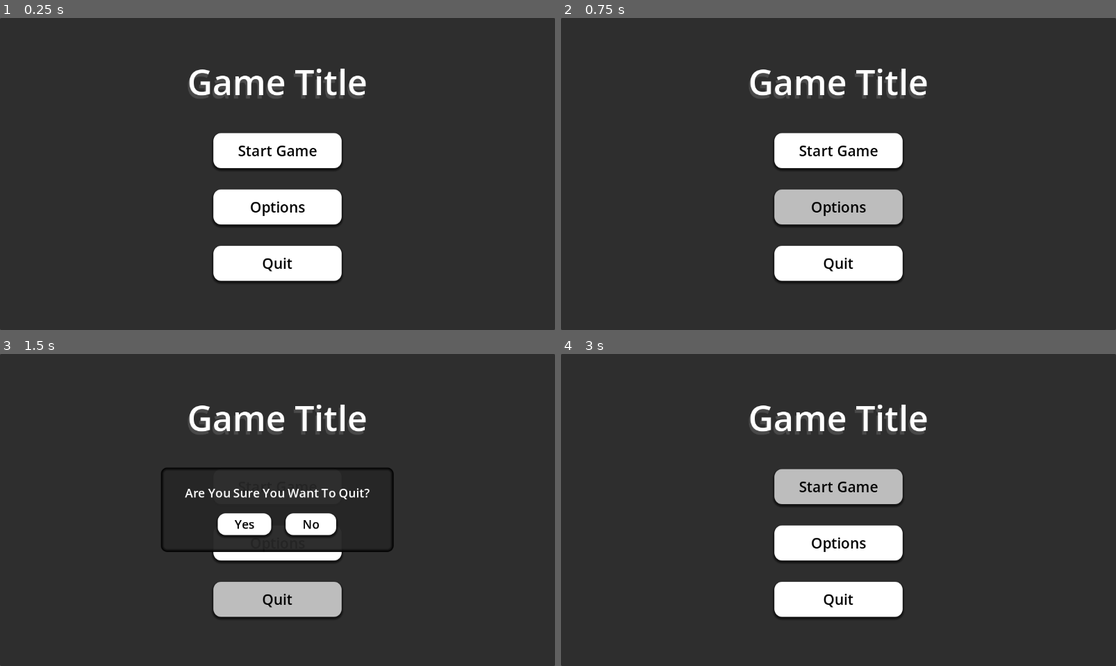
Above: before the commit, frames 1-4 (two rows, left to right).
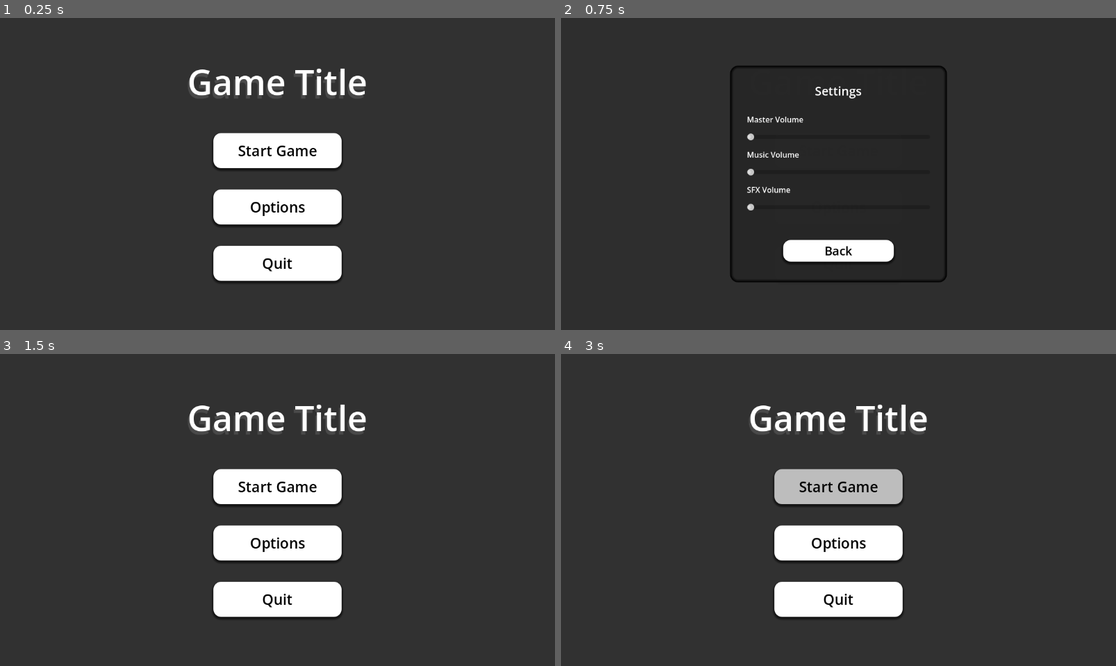
Above: after the commit, the same moments.

Repository: kylekolp/GMTKGameJam2026
Game: Godot game, scene res://src/core/MainGame.tscn
Same seed, same stepped clock (60 frames per second), same inputs: the game is played once before the commit and once after it.
Inputs (mouse positions are in pixels of both pictures, inside the frame that each line leads up to):
- Up to frame 1 (0.25 s): no input
- Up to frame 2 (0.75 s): click "Options" at 0.5 s
- Up to frame 3 (1.5 s): click (277, 588) at 1.25 s, where only the run after the commit has a clickable "Back"
- Up to frame 4 (3 s): click (871, 525) at 2 s, where only the run before the commit has a clickable "No"; click "Start Game" at 2.75 s

The runs differ from the first frame. In frame 2, 9.8% of the frame differs, in the area x 30-70%, y 15-85%; in frame 3, 7.8%; in frame 4, less than 0.1%.

Commit message:
Renamed a bunch of stuff for organization and added options menu
Renamed a bunch of files for organization (Easier to find stuff in the scripts menu). Also added an options menu and functionality for sub menus

Diff:
--- /dev/null
+++ b/Assets/UI/TempPanelBackgroundStyleBoxFlat.tres
@@ -0,0 +1,4 @@
+[gd_resource type="StyleBoxFlat" format=3 uid="uid://bvb04dj30mqbn"]
+
+[resource]
+bg_color = Color(0.1764706, 0.1764706, 0.1764706, 0.8627451)
--- a/src/core/MainGame.gd
+++ b/src/core/MainGame.gd
@@ -1,8 +1,5 @@
 class_name MainGame
 extends Node
-
-const PlayerUID : String = "uid://bw4t4ix88htau"
-const MainMenuUID : String = "uid://k68tl4ppllaa"
 
 #Game World Root Nodes
 @onready var levelRoot : Node2D = %LevelRoot
@@ -21,17 +18,19 @@
 	SignalBus.LoadLevel.connect(LoadLevel)
 	SignalBus.LoadMenu.connect(LoadMenu)
 	SignalBus.QuitGame.connect(QuitGame)
-	LoadMenu(MainMenuUID)
+
+	LoadMenu(UIDCatalog.Menu_Main)
 
 func InitializePlayer() -> void:
-	var playerPackedScene : PackedScene = ResourceLoader.load(PlayerUID) as PackedScene
+	var playerUID : String = UIDCatalog.Entity_Player
+	var playerPackedScene : PackedScene = ResourceLoader.load(playerUID) as PackedScene
 	if playerPackedScene == null:
-		push_error("Could not load player scene: " + PlayerUID)
+		push_error("Could not load player scene: " + playerUID)
 		return
 
 	player = playerPackedScene.instantiate() as Player
 	if player == null:
-		push_error("Loaded Player Scene does not extend the Player class. " + PlayerUID)
+		push_error("Loaded Player Scene does not extend the Player class. " + playerUID)
 		return
 
 	entityRoot.add_child(player)
@@ -81,6 +80,28 @@
 		push_error("Loaded Menu Scene was not able to instantiate " + menuUID)
 		return
 
+	#Retrieve the current menu in the hud root
+	var menuChildren : Array[Node] = hudRoot.get_children()
+	var currentMenu = null
+	if !menuChildren.is_empty():
+		currentMenu = menuChildren.back()
+
+	if newMenu is BaseMenu:
+		if(currentMenu != null):
+			currentMenu.queue_free()
+			currentMenu = null
+	elif newMenu is BaseMenu_Sub:
+		var newSub = newMenu as BaseMenu_Sub
+		if currentMenu != null:
+			newSub.SetParentMenu(currentMenu)
+			#currentMenu.hide()
+	#Else its a popup just display it over top
+
+	#Allow the old level to finish freeing before adding a new one
+	await get_tree().process_frame
+
+	currentMenu = newMenu
+
 	hudRoot.add_child(newMenu)
 
 	#Allow the new level to process before accessing it
--- a/src/core/systems/Signals/SignalBus.gd
+++ b/src/core/systems/Signals/SignalBus.gd
@@ -9,6 +9,9 @@
 # Then in any class that wishes to receive the signal just call:
 # SignalBus.testSignal.connect(testSignalMethod) <--- this binds the signal to a function "testSignalMethod" which will be called whever the signal is emitted.
 #
+# Important: If you connect a node to a signal make sure to add the "tree_exited" signal and within it call LoadLevel.disconnect(WhateverFunctionYouConnected)
+# 			 Otherwise you might accidently connect the signal multiple times
+#
 # To Emit the signal just call
 # SignalBus.testSignal.emit(someArea2D)
 
--- /dev/null
+++ b/src/core/systems/UIDCatalog.gd
@@ -0,0 +1,30 @@
+class_name UIDCatalog
+extends Node
+#This class is used to store UIDs for game objects that might want to be instantiated
+#It is global so simply calling LevelCatalog.[NameOfConstant] will return the value
+
+#Menus
+const Menu_Main : String = "uid://k68tl4ppllaa"
+const Menu_Options : String = "uid://cclbjekru4nbm"
+const Menu_Quit : String = "uid://tl3m7s666fu6"
+
+#Levels
+
+#Entities
+const Entity_Player : String = "uid://bw4t4ix88htau"
+
+#Other
+
+#Given the name of a scene, return its UID
+static func GetUIDFromString(itemName : String) -> String:
+	match itemName:
+		"Menu_Main":
+			return Menu_Main
+		"Menu_Options":
+			return Menu_Options
+		"Menu_Quit":
+			return Menu_Quit
+		"Entity_Player":
+			return Entity_Player
+		_:
+			return ""
--- a/src/gameplay/player/Player.tscn
+++ b/src/gameplay/player/Entity_Player.tscn
@@ -1,6 +1,6 @@
 [gd_scene format=3 uid="uid://bw4t4ix88htau"]
 
-[ext_resource type="Script" uid="uid://tl6khwr4g44e" path="res://src/gameplay/player/Player.gd" id="1_khxic"]
+[ext_resource type="Script" uid="uid://tl6khwr4g44e" path="res://src/gameplay/player/Entity_Player.gd" id="1_khxic"]
 
 [node name="Player" type="Node2D" unique_id=365570103]
 script = ExtResource("1_khxic")
--- /dev/null
+++ b/src/ui/Menu/BaseMenu.gd
@@ -0,0 +1,4 @@
+class_name BaseMenu
+extends Control
+
+#Empty Class just in case we want anything shared between menus
--- /dev/null
+++ b/src/ui/Menu/BaseMenu_Popup.gd
@@ -0,0 +1,2 @@
+class_name BaseMenu_Popup
+extends Control
--- /dev/null
+++ b/src/ui/Menu/BaseMenu_Sub.gd
@@ -0,0 +1,11 @@
+class_name BaseMenu_Sub
+extends Control
+
+var parentMenu : Control
+
+func SetParentMenu(parent : Control) -> void:
+	parentMenu = parent
+
+func _on_tree_exited() -> void:
+	parentMenu.show() #Reveal the parent menu that was hidden
+	pass # Replace with function body.
--- a/src/ui/Menu/MainMenu.gd
+++ b/src/ui/Menu/Menu_Main.gd
@@ -1,14 +1,12 @@
-extends Control
+extends BaseMenu
 
 func _on_start_game_button_pressed() -> void:
-	#To Do: Create Options Menu
+	#To Do: Create Start Level
 	#SignalBus.emit_signal("LoadLevel","Level1UID")
 	return
 
 func _on_options_button_pressed() -> void:
-	#To Do: Create Settings Menu
-	#SignalBus.emit_signal("LoadMenu","SettingsUID")
-	return
+	SignalBus.emit_signal("LoadMenu",UIDCatalog.Menu_Options)
 
 func _on_quit_game_button_pressed() -> void:
-	SignalBus.emit_signal("LoadMenu","uid://tl3m7s666fu6")
+	SignalBus.emit_signal("LoadMenu",UIDCatalog.Menu_Quit)
--- a/src/ui/Menu/MainMenu.tscn
+++ b/src/ui/Menu/Menu_Main.tscn
@@ -1,9 +1,10 @@
 [gd_scene format=3 uid="uid://k68tl4ppllaa"]
 
-[ext_resource type="Script" uid="uid://30y54iud8iw8" path="res://src/ui/Menu/MainMenu.gd" id="1_7h282"]
-[ext_resource type="StyleBox" uid="uid://ue6uun70ysn6" path="res://Assets/UI/TempButtonStyles/ButtonStyleNormal.tres" id="2_byany"]
-[ext_resource type="StyleBox" uid="uid://cibp7a80tfnok" path="res://Assets/UI/TempButtonStyles/ButtonStylePressed.tres" id="3_wuk4q"]
-[ext_resource type="StyleBox" uid="uid://vm3ujt4s8d4" path="res://Assets/UI/TempButtonStyles/ButtonStyleHover.tres" id="4_fw1n8"]
+[ext_resource type="Script" uid="uid://30y54iud8iw8" path="res://src/ui/Menu/Menu_Main.gd" id="1_smhq6"]
+[ext_resource type="StyleBox" uid="uid://ue6uun70ysn6" path="res://Assets/UI/TempButtonStyles/ButtonStyleNormal.tres" id="2_i4g1a"]
+[ext_resource type="StyleBox" uid="uid://bvb04dj30mqbn" path="res://Assets/UI/TempPanelBackgroundStyleBoxFlat.tres" id="2_n50ih"]
+[ext_resource type="StyleBox" uid="uid://cibp7a80tfnok" path="res://Assets/UI/TempButtonStyles/ButtonStylePressed.tres" id="3_n50ih"]
+[ext_resource type="StyleBox" uid="uid://vm3ujt4s8d4" path="res://Assets/UI/TempButtonStyles/ButtonStyleHover.tres" id="4_f3lu4"]
 
 [sub_resource type="StyleBoxEmpty" id="StyleBoxEmpty_fx5ro"]
 
@@ -14,7 +15,7 @@
 anchor_bottom = 1.0
 grow_horizontal = 2
 grow_vertical = 2
-script = ExtResource("1_7h282")
+script = ExtResource("1_smhq6")
 
 [node name="Panel" type="Panel" parent="." unique_id=445851794]
 layout_mode = 1
@@ -23,6 +24,7 @@
 anchor_bottom = 1.0
 grow_horizontal = 2
 grow_vertical = 2
+theme_override_styles/panel = ExtResource("2_n50ih")
 
 [node name="Buttons" type="VBoxContainer" parent="." unique_id=2141625203]
 layout_mode = 1
--- /dev/null
+++ b/src/ui/Menu/Menu_Optiions_2.tscn
@@ -0,0 +1,76 @@
+[gd_scene format=3 uid="uid://brk2ebor2rqrq"]
+
+[ext_resource type="Script" uid="uid://csr37555nmd2n" path="res://src/ui/Menu/Menu_Options.gd" id="1_plp3h"]
+[ext_resource type="StyleBox" uid="uid://bvb04dj30mqbn" path="res://Assets/UI/TempPanelBackgroundStyleBoxFlat.tres" id="2_3gqoj"]
+[ext_resource type="Theme" uid="uid://j2rfknwaqld0" path="res://Assets/UI/TempUITheme.tres" id="3_5mny2"]
+[ext_resource type="StyleBox" uid="uid://ue6uun70ysn6" path="res://Assets/UI/TempButtonStyles/ButtonStyleNormal.tres" id="4_w2so2"]
+[ext_resource type="StyleBox" uid="uid://cibp7a80tfnok" path="res://Assets/UI/TempButtonStyles/ButtonStylePressed.tres" id="5_glb4m"]
+[ext_resource type="StyleBox" uid="uid://vm3ujt4s8d4" path="res://Assets/UI/TempButtonStyles/ButtonStyleHover.tres" id="6_lgnia"]
+
+[node name="OptionsMenu" type="Control" unique_id=278820686]
+layout_mode = 3
+anchors_preset = 15
+anchor_right = 1.0
+anchor_bottom = 1.0
+grow_horizontal = 2
+grow_vertical = 2
+script = ExtResource("1_plp3h")
+
+[node name="Panel" type="Panel" parent="." unique_id=416559987]
+layout_mode = 1
+anchors_preset = 15
+anchor_right = 1.0
+anchor_bottom = 1.0
+grow_horizontal = 2
+grow_vertical = 2
+theme_override_styles/panel = ExtResource("2_3gqoj")
+
+[node name="CenterContainer" type="CenterContainer" parent="." unique_id=151939785]
+layout_mode = 1
+anchors_preset = 15
+anchor_right = 1.0
+anchor_bottom = 1.0
+grow_horizontal = 2
+grow_vertical = 2
+metadata/_edit_use_anchors_ = true
+
+[node name="PanelContainer" type="PanelContainer" parent="CenterContainer" unique_id=265460259]
+layout_mode = 2
+theme = ExtResource("3_5mny2")
+
+[node name="VBoxContainer" type="VBoxContainer" parent="CenterContainer/PanelContainer" unique_id=260987696]
+layout_mode = 2
+theme_override_constants/separation = 25
+
+[node name="Label" type="Label" parent="CenterContainer/PanelContainer/VBoxContainer" unique_id=416518134]
+layout_mode = 2
+theme_override_font_sizes/font_size = 25
+text = "Settings 2"
+horizontal_alignment = 1
+
+[node name="VBoxContainer" type="VBoxContainer" parent="CenterContainer/PanelContainer/VBoxContainer" unique_id=1197368444]
+layout_mode = 2
+
+[node name="VolumeMaster" type="HSlider" parent="CenterContainer/PanelContainer/VBoxContainer/VBoxContainer" unique_id=1283602243]
+visible = false
+layout_mode = 2
+
+[node name="VolumeMusic" type="HSlider" parent="CenterContainer/PanelContainer/VBoxContainer/VBoxContainer" unique_id=2002589685]
+visible = false
+layout_mode = 2
+
+[node name="VolumeSfx" type="HSlider" parent="CenterContainer/PanelContainer/VBoxContainer/VBoxContainer" unique_id=522184136]
+visible = false
+layout_mode = 2
+
+[node name="BackButton" type="Button" parent="CenterContainer/PanelContainer/VBoxContainer/VBoxContainer" unique_id=698066919]
+layout_mode = 2
+theme_override_colors/font_color = Color(0, 0, 0, 1)
+theme_override_font_sizes/font_size = 25
+theme_override_styles/normal = ExtResource("4_w2so2")
+theme_override_styles/pressed = ExtResource("5_glb4m")
+theme_override_styles/hover = ExtResource("6_lgnia")
+text = "Back"
+
+[connection signal="tree_exited" from="." to="." method="_on_tree_exited"]
+[connection signal="pressed" from="CenterContainer/PanelContainer/VBoxContainer/VBoxContainer/BackButton" to="." method="_on_back_button_pressed"]
--- /dev/null
+++ b/src/ui/Menu/Menu_Options.gd
@@ -0,0 +1,4 @@
+extends BaseMenu_Sub
+
+func _on_back_button_pressed() -> void:
+	queue_free()
--- /dev/null
+++ b/src/ui/Menu/Menu_Options.tscn
@@ -0,0 +1,115 @@
+[gd_scene format=3 uid="uid://cclbjekru4nbm"]
+
+[ext_resource type="Script" uid="uid://csr37555nmd2n" path="res://src/ui/Menu/Menu_Options.gd" id="1_7a8rc"]
+[ext_resource type="Theme" uid="uid://j2rfknwaqld0" path="res://Assets/UI/TempUITheme.tres" id="2_4wfy2"]
+[ext_resource type="StyleBox" uid="uid://bvb04dj30mqbn" path="res://Assets/UI/TempPanelBackgroundStyleBoxFlat.tres" id="2_yefik"]
+[ext_resource type="StyleBox" uid="uid://ue6uun70ysn6" path="res://Assets/UI/TempButtonStyles/ButtonStyleNormal.tres" id="3_yefik"]
+[ext_resource type="StyleBox" uid="uid://cibp7a80tfnok" path="res://Assets/UI/TempButtonStyles/ButtonStylePressed.tres" id="4_rwodx"]
+[ext_resource type="StyleBox" uid="uid://vm3ujt4s8d4" path="res://Assets/UI/TempButtonStyles/ButtonStyleHover.tres" id="5_ne000"]
+
+[sub_resource type="StyleBoxFlat" id="StyleBoxFlat_4wfy2"]
+content_margin_left = 35.0
+content_margin_top = 35.0
+content_margin_right = 35.0
+content_margin_bottom = 35.0
+bg_color = Color(0.14901961, 0.14901961, 0.14901961, 0.9607843)
+border_width_left = 7
+border_width_top = 7
+border_width_right = 7
+border_width_bottom = 7
+border_color = Color(0, 0, 0, 0.98039216)
+border_blend = true
+corner_radius_top_left = 16
+corner_radius_top_right = 16
+corner_radius_bottom_right = 16
+corner_radius_bottom_left = 16
+
+[node name="OptionsMenu" type="Control" unique_id=278820686]
+layout_mode = 3
+anchors_preset = 15
+anchor_right = 1.0
+anchor_bottom = 1.0
+grow_horizontal = 2
+grow_vertical = 2
+size_flags_horizontal = 3
+size_flags_vertical = 3
+script = ExtResource("1_7a8rc")
+
+[node name="Panel" type="Panel" parent="." unique_id=416559987]
+layout_mode = 1
+anchors_preset = 15
+anchor_right = 1.0
+anchor_bottom = 1.0
+grow_horizontal = 2
+grow_vertical = 2
+theme_override_styles/panel = ExtResource("2_yefik")
+
+[node name="CenterContainer" type="CenterContainer" parent="." unique_id=151939785]
+layout_mode = 1
+anchors_preset = 15
+anchor_right = 1.0
+anchor_bottom = 1.0
+grow_horizontal = 2
+grow_vertical = 2
+metadata/_edit_use_anchors_ = true
+
+[node name="PanelContainer" type="PanelContainer" parent="CenterContainer" unique_id=265460259]
+custom_minimum_size = Vector2(450, 450)
+layout_mode = 2
+theme = ExtResource("2_4wfy2")
+theme_override_styles/panel = SubResource("StyleBoxFlat_4wfy2")
+
+[node name="VBoxContainer" type="VBoxContainer" parent="CenterContainer/PanelContainer" unique_id=260987696]
+layout_mode = 2
+theme_override_constants/separation = 30
+
+[node name="Label" type="Label" parent="CenterContainer/PanelContainer/VBoxContainer" unique_id=416518134]
+layout_mode = 2
+theme_override_font_sizes/font_size = 25
+text = "Settings"
+horizontal_alignment = 1
+
+[node name="VBoxContainer" type="VBoxContainer" parent="CenterContainer/PanelContainer/VBoxContainer" unique_id=1197368444]
+layout_mode = 2
+theme_override_constants/separation = 17
+
+[node name="Label_Master" type="Label" parent="CenterContainer/PanelContainer/VBoxContainer/VBoxContainer" unique_id=1109454860]
+layout_mode = 2
+text = "Master Volume"
+
+[node name="VolumeMaster" type="HSlider" parent="CenterContainer/PanelContainer/VBoxContainer/VBoxContainer" unique_id=1283602243]
+layout_mode = 2
+
+[node name="Label_Music" type="Label" parent="CenterContainer/PanelContainer/VBoxContainer/VBoxContainer" unique_id=1974053512]
+layout_mode = 2
+text = "Music Volume"
+
+[node name="VolumeMusic" type="HSlider" parent="CenterContainer/PanelContainer/VBoxContainer/VBoxContainer" unique_id=2002589685]
+layout_mode = 2
+
+[node name="Label_Sfx" type="Label" parent="CenterContainer/PanelContainer/VBoxContainer/VBoxContainer" unique_id=63406632]
+layout_mode = 2
+text = "SFX Volume"
+
+[node name="VolumeSfx" type="HSlider" parent="CenterContainer/PanelContainer/VBoxContainer/VBoxContainer" unique_id=522184136]
+layout_mode = 2
+
+[node name="EmptyControl" type="Control" parent="CenterContainer/PanelContainer/VBoxContainer" unique_id=1108493015]
+layout_mode = 2
+
+[node name="MarginContainer" type="MarginContainer" parent="CenterContainer/PanelContainer/VBoxContainer" unique_id=2067711935]
+layout_mode = 2
+theme_override_constants/margin_left = 75
+theme_override_constants/margin_right = 75
+
+[node name="BackButton" type="Button" parent="CenterContainer/PanelContainer/VBoxContainer/MarginContainer" unique_id=698066919]
+layout_mode = 2
+theme_override_colors/font_color = Color(0, 0, 0, 1)
+theme_override_font_sizes/font_size = 25
+theme_override_styles/normal = ExtResource("3_yefik")
+theme_override_styles/pressed = ExtResource("4_rwodx")
+theme_override_styles/hover = ExtResource("5_ne000")
+text = "Back"
+
+[connection signal="tree_exited" from="." to="." method="_on_tree_exited"]
+[connection signal="pressed" from="CenterContainer/PanelContainer/VBoxContainer/MarginContainer/BackButton" to="." method="_on_back_button_pressed"]
--- a/src/ui/Menu/QuiteMenu.gd
+++ b/src/ui/Menu/Menu_Quit.gd
@@ -1,6 +1,4 @@
-extends Control
-
-@export var QuitMenuRoot : Control
+extends BaseMenu_Popup
 
 #Quit the game
 func _on_yes_button_pressed() -> void:
@@ -8,4 +6,4 @@
 
 #Close the menu
 func _on_no_button_pressed() -> void:
-	QuitMenuRoot.queue_free()
+	queue_free()
--- a/src/ui/Menu/QuitMenu.tscn
+++ b/src/ui/Menu/Menu_Quit.tscn
@@ -1,20 +1,19 @@
 [gd_scene format=3 uid="uid://tl3m7s666fu6"]
 
-[ext_resource type="Script" uid="uid://55u2oedi8qwm" path="res://src/ui/Menu/QuiteMenu.gd" id="1_5shqx"]
-[ext_resource type="Theme" uid="uid://j2rfknwaqld0" path="res://Assets/UI/TempUITheme.tres" id="2_0imn4"]
-[ext_resource type="StyleBox" uid="uid://ue6uun70ysn6" path="res://Assets/UI/TempButtonStyles/ButtonStyleNormal.tres" id="3_uujsx"]
-[ext_resource type="StyleBox" uid="uid://cibp7a80tfnok" path="res://Assets/UI/TempButtonStyles/ButtonStylePressed.tres" id="4_avqim"]
-[ext_resource type="StyleBox" uid="uid://vm3ujt4s8d4" path="res://Assets/UI/TempButtonStyles/ButtonStyleHover.tres" id="5_gdxae"]
+[ext_resource type="Script" uid="uid://55u2oedi8qwm" path="res://src/ui/Menu/Menu_Quit.gd" id="1_eisxb"]
+[ext_resource type="Theme" uid="uid://j2rfknwaqld0" path="res://Assets/UI/TempUITheme.tres" id="2_mlcv6"]
+[ext_resource type="StyleBox" uid="uid://ue6uun70ysn6" path="res://Assets/UI/TempButtonStyles/ButtonStyleNormal.tres" id="3_v4e0w"]
+[ext_resource type="StyleBox" uid="uid://cibp7a80tfnok" path="res://Assets/UI/TempButtonStyles/ButtonStylePressed.tres" id="4_i8auv"]
+[ext_resource type="StyleBox" uid="uid://vm3ujt4s8d4" path="res://Assets/UI/TempButtonStyles/ButtonStyleHover.tres" id="5_mo06n"]
 
-[node name="QuitMenu" type="Control" unique_id=710551221 node_paths=PackedStringArray("QuitMenuRoot")]
+[node name="QuitMenu" type="Control" unique_id=710551221]
 layout_mode = 3
 anchors_preset = 15
 anchor_right = 1.0
 anchor_bottom = 1.0
 grow_horizontal = 2
 grow_vertical = 2
-script = ExtResource("1_5shqx")
-QuitMenuRoot = NodePath(".")
+script = ExtResource("1_eisxb")
 
 [node name="CenterContainer" type="CenterContainer" parent="." unique_id=64290342]
 layout_mode = 1
@@ -37,6 +36,7 @@
 layout_mode = 2
 theme_override_font_sizes/font_size = 25
 text = "Are You Sure You Want To Quit?"
+horizontal_alignment = 1
 
 [node name="HBoxContainer" type="HBoxContainer" parent="CenterContainer/PanelContainer/VBoxContainer" unique_id=925886683]
 layout_mode = 2
Not shown, added: src/core/systems/UIDCatalog.gd.uid
Renamed: src/gameplay/player/Player.gd -> src/gameplay/player/Entity_Player.gd
Renamed: src/gameplay/player/Player.gd.uid -> src/gameplay/player/Entity_Player.gd.uid
Not shown, added: src/ui/Menu/BaseMenu.gd.uid
Not shown, added: src/ui/Menu/BaseMenu_Popup.gd.uid
Not shown, added: src/ui/Menu/BaseMenu_Sub.gd.uid
Renamed: src/ui/Menu/MainMenu.gd.uid -> src/ui/Menu/Menu_Main.gd.uid
Not shown: 3 places in src/ui/Menu/Menu_Main.tscn that only renumber resources
Not shown, added: src/ui/Menu/Menu_Options.gd.uid
Renamed: src/ui/Menu/QuiteMenu.gd.uid -> src/ui/Menu/Menu_Quit.gd.uid
Not shown: 2 places in src/ui/Menu/Menu_Quit.tscn that only renumber resources
